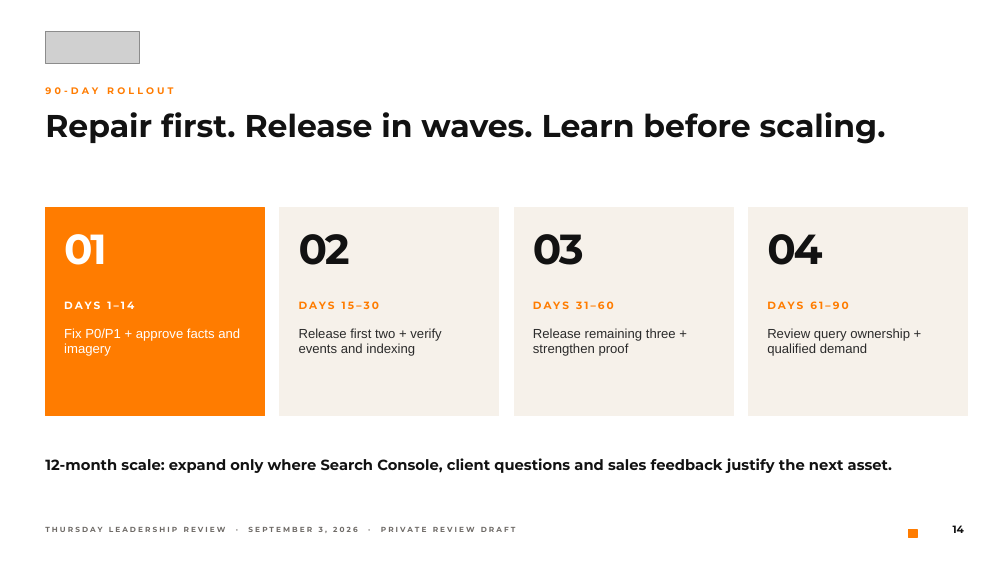
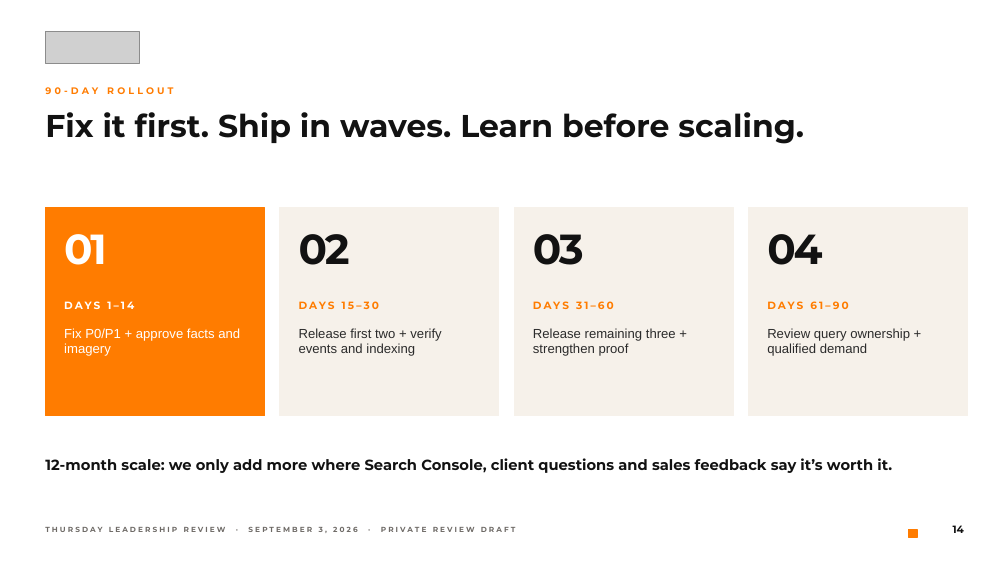
Before and after one commit to dillonmohr8777/client-operations-canonical, a slide deck: slide 14 of clients/bigorange-marketing/deliverables/2026-09-02-wordpress-growth-package-redesign/BigOrange-Thursday-WordPress-Growth-Review-2026-09-03.pptx. Drawn at 1008x567 pixels with LibreOffice and Linux fonts; fonts in the diff are those of the drawing; grey boxes stand for pictures. Boxes give left, top, right and bottom in pixels: in the first picture for what was removed or moved away, otherwise in the second. Text is boxed around its words. In the diff, an @@ line names an element or a change of style, - is before the commit and + after.

```diff
--- a/clients/bigorange-marketing/deliverables/2026-09-02-wordpress-growth-package-redesign/BigOrange-Thursday-WordPress-Growth-Review-2026-09-03.pptx
+++ b/clients/bigorange-marketing/deliverables/2026-09-02-wordpress-growth-package-redesign/BigOrange-Thursday-WordPress-Growth-Review-2026-09-03.pptx
@@ text at [45, 112, 804, 144]: text changed @@
-Repair first. Release in waves. Learn before scaling.
+Fix it first. Ship in waves. Learn before scaling.
@@ text at [45, 458, 892, 473]: text changed @@
-12-month scale: expand only where Search Console, client questions and sales feedback justify the next asset.
+12-month scale: we only add more where Search Console, client questions and sales feedback say it’s worth it.
```
Also in this commit, not shown: 13 other slides changed, 18 other files.
